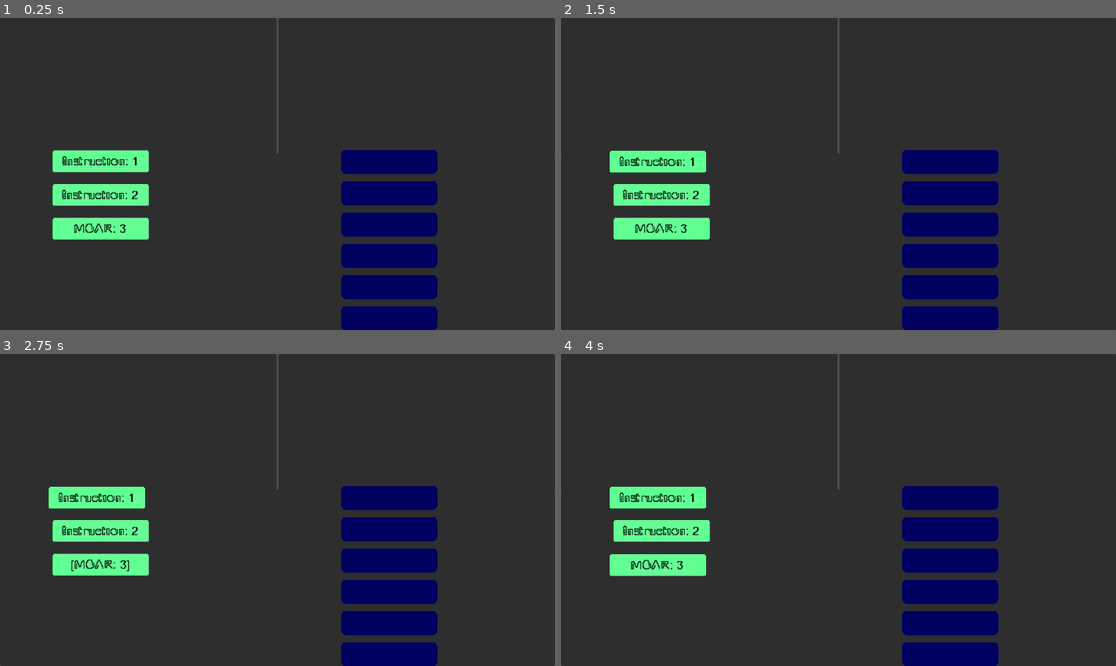
Above: before the commit, frames 1-4 (two rows, left to right).
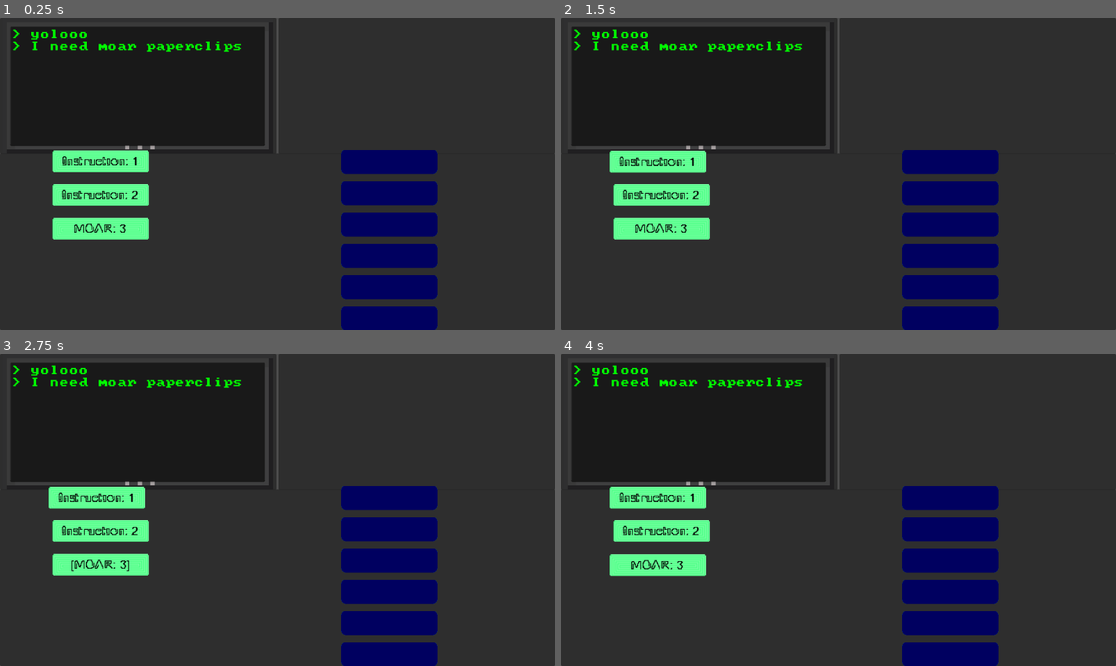
Above: after the commit, the same moments.

Repository: drakin769/GameJam2024
Game: Godot game, scene res://ui/userInterface.tscn
Two runs of this game, one before a commit and one after it. Both use one fixed random seed, a clock stepped at 60 frames per second and the inputs below.
Inputs (mouse positions are in pixels of both pictures, inside the frame that each line leads up to):
- Up to frame 1 (0.25 s): no input
- Up to frame 2 (1.5 s): tap Enter at 0.5 s; move the mouse to (660, 161) at 0.52 s; press the mouse at (660, 161) at 0.53 s; tap Space at 1.25 s; move the mouse to (660, 195) at 1.27 s; release the mouse at (660, 195) at 1.28 s; click (660, 195) at 1.35 s
- Up to frame 3 (2.75 s): tap Enter at 2 s; move the mouse to (99, 566) at 2.02 s; press the mouse at (99, 566) at 2.03 s
- Up to frame 4 (4 s): tap Space at 2.75 s; move the mouse to (810, 572) at 2.77 s; release the mouse at (810, 572) at 2.78 s; click (810, 572) at 2.85 s; tap Enter at 3.5 s; move the mouse to (1005, 556) at 3.52 s; press the mouse at (1005, 556) at 3.53 s

The runs differ from the first frame. In frame 1, 0.7% of the frame differs, in the area x 2-48%, y 3-43%; in frame 2, 0.7%; in frame 3, 0.7%; in frame 4, 0.7%.

Commit message:
re-add lost and forgottem remnants of the past

Diff:
--- a/ui/userInterface.tscn
+++ b/ui/userInterface.tscn
@@ -1,6 +1,9 @@
-[gd_scene load_steps=3 format=3 uid="uid://km6kufih6kn"]
+[gd_scene load_steps=6 format=3 uid="uid://km6kufih6kn"]
 
+[ext_resource type="Texture2D" uid="uid://t528euewrm17" path="res://images/OLED_Screen_4.png" id="1_6vjbd"]
 [ext_resource type="PackedScene" uid="uid://ruehn53ruu7l" path="res://game.tscn" id="1_qqseu"]
+[ext_resource type="Texture2D" uid="uid://cqoxd7lskaums" path="res://images/Monitor_1-empty.png" id="2_l7d2p"]
+[ext_resource type="FontFile" uid="uid://dy4xs8sql7vfc" path="res://fonts/Mx437_IBM_BIOS.ttf" id="3_6qmbl"]
 
 [sub_resource type="CanvasItemMaterial" id="CanvasItemMaterial_vnx8p"]
 
@@ -28,6 +31,39 @@
 size_flags_horizontal = 3
 mouse_filter = 1
 
+[node name="OledScreen4" type="Sprite2D" parent="HBoxContainer/consoleDisplay"]
+visible = false
+texture_filter = 1
+position = Vector2(284, 140)
+scale = Vector2(8.75, 8.75)
+texture = ExtResource("1_6vjbd")
+
+[node name="Monitor1-empty" type="Sprite2D" parent="HBoxContainer/consoleDisplay"]
+texture_filter = 1
+position = Vector2(286, 141)
+scale = Vector2(8.78125, 8.78125)
+texture = ExtResource("2_l7d2p")
+
+[node name="MarginContainer" type="MarginContainer" parent="HBoxContainer/consoleDisplay"]
+layout_mode = 2
+theme_override_constants/margin_left = 21
+theme_override_constants/margin_top = 18
+theme_override_constants/margin_right = 24
+theme_override_constants/margin_bottom = 16
+
+[node name="Text" type="TextEdit" parent="HBoxContainer/consoleDisplay/MarginContainer"]
+layout_mode = 2
+size_flags_horizontal = 3
+size_flags_vertical = 3
+theme_override_colors/word_highlighted_color = Color(5.72756e-06, 0.615319, 7.70092e-07, 1)
+theme_override_colors/font_placeholder_color = Color(0.234517, 0.419662, 0.210766, 1)
+theme_override_colors/font_color = Color(0, 1, 0, 1)
+theme_override_fonts/font = ExtResource("3_6qmbl")
+theme_override_font_sizes/font_size = 20
+text = "> yolooo
+> I need moar paperclips"
+placeholder_text = "hi hi"
+
 [node name="PaperDisplay" type="PanelContainer" parent="HBoxContainer"]
 layout_mode = 2
 size_flags_horizontal = 3
